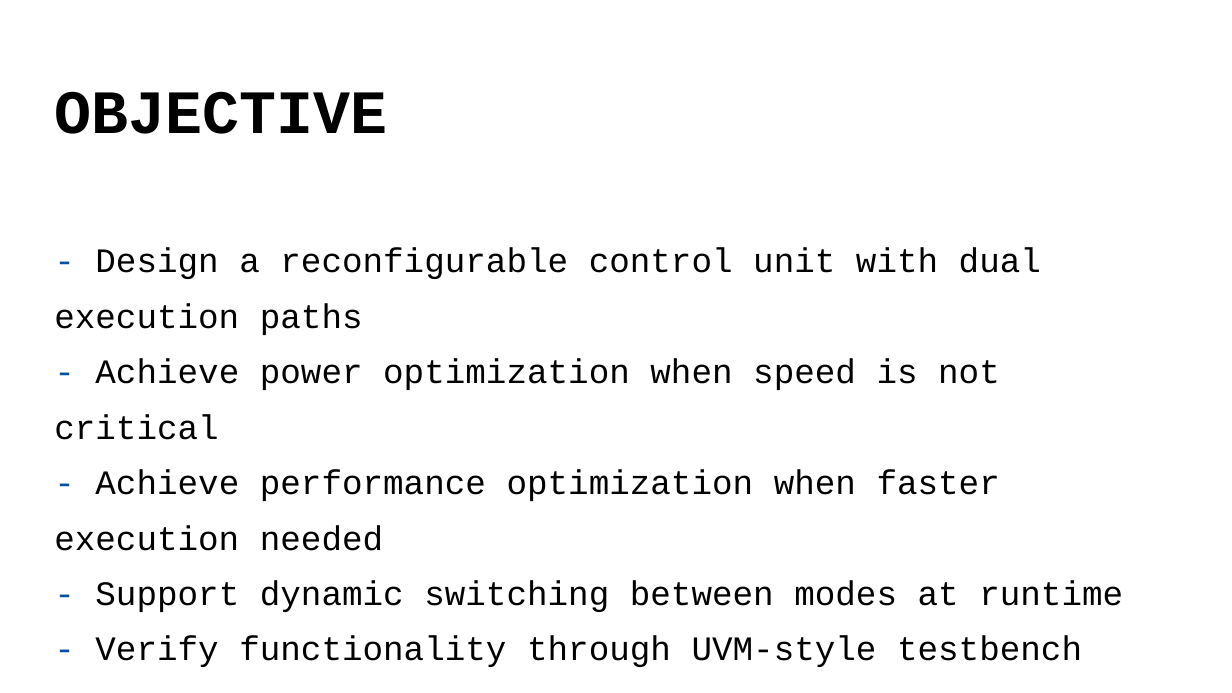
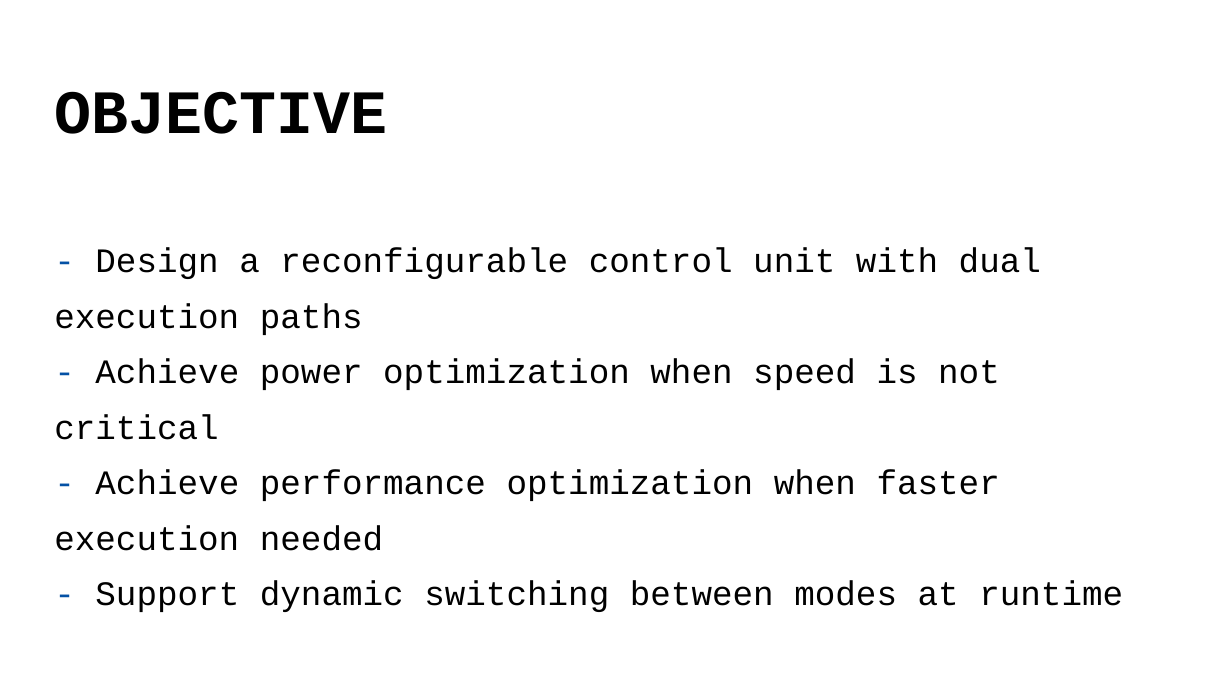
Before and after one commit to Bolol4002/adaptive_RTL_coding_UVM_Verification, a slide deck: slide 3 of ADAPTIVE CONTROL UNIT.pptx. Drawn at 1232x693 pixels with LibreOffice and Linux fonts; fonts in the diff are those of the drawing. Boxes give left, top, right and bottom in pixels: in the first picture for what was removed or moved away, otherwise in the second. Text is boxed around its words. In the diff, an @@ line names an element or a change of style, - is before the commit and + after.

```diff
--- a/ADAPTIVE CONTROL UNIT.pptx
+++ b/ADAPTIVE CONTROL UNIT.pptx
@@ text at (x1=95, y1=635, x2=1082, y2=667): paragraph removed @@
-- Verify functionality through UVM-style testbench
```
Also in this commit, not shown: 1 other slide changed, 2 slides added, 3 other files.
